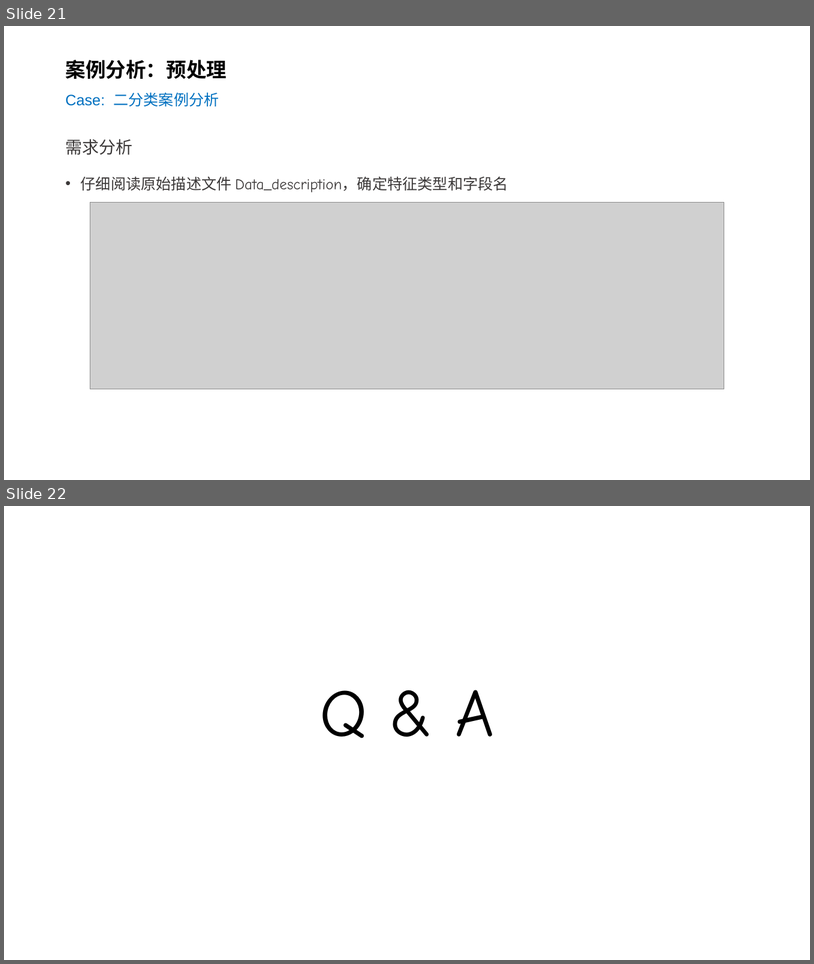
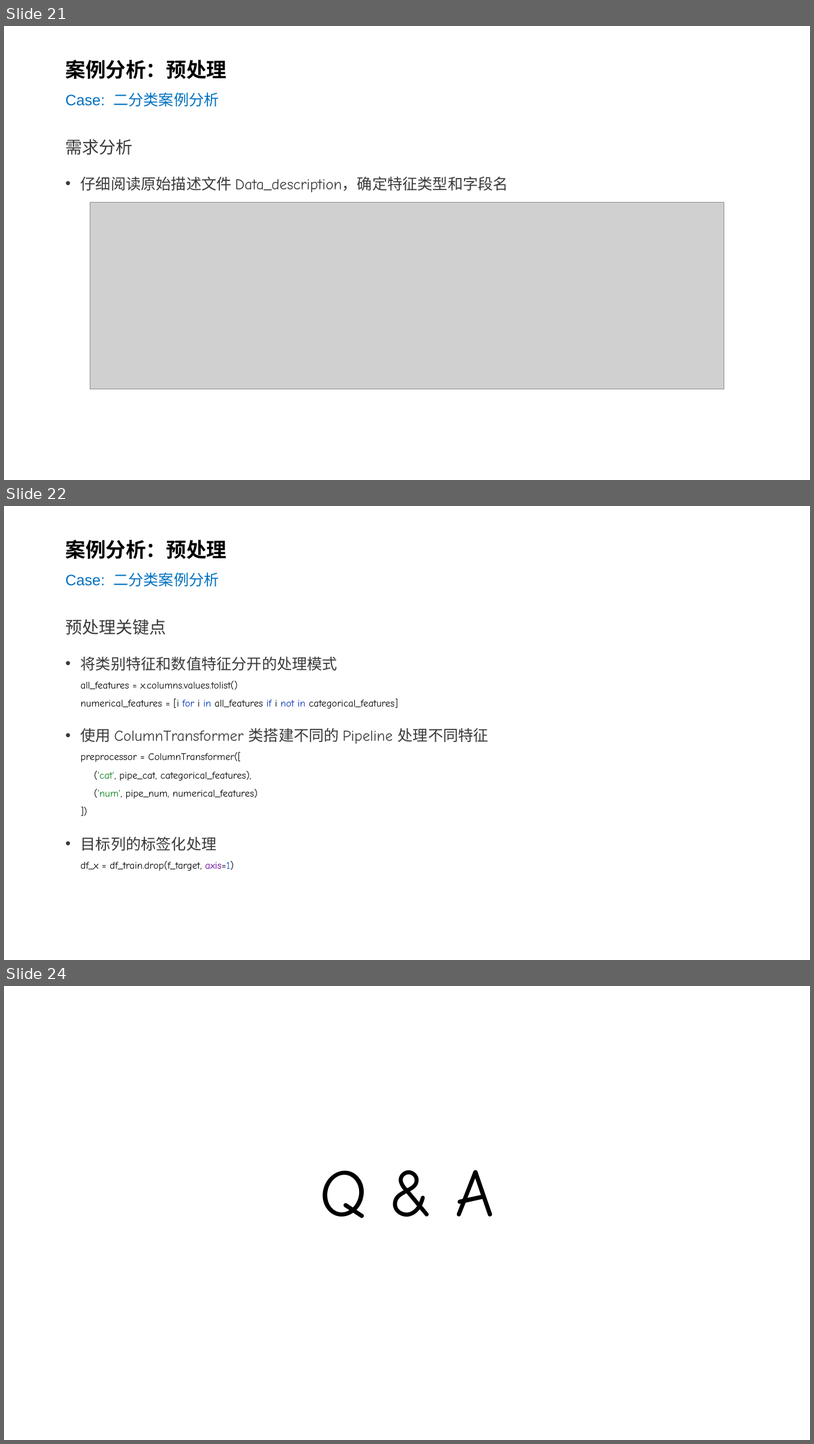
Before and after one commit to silentbalanceyh/cda-exam, a slide deck: ppt/03.二分类-数值输入.pptx. Shown one above the other, each under a label of ours: slides 21 and 22 before the commit, slides 21, 22 and 24 after it; the slides between them are not shown. The pictures are 814x964 and 814x1444 pixels, drawn with LibreOffice and Linux fonts; fonts in the diff are those of the drawing; grey boxes stand for pictures; background and template pictures are left out. Boxes give left, top, right and bottom in pixels: in the first picture for what was removed or moved away, otherwise in the second. Text is boxed around its words. In the diff, an @@ line names an element or a change of style, - is before the commit and + after.

```diff
--- a/ppt/03.二分类-数值输入.pptx
+++ b/ppt/03.二分类-数值输入.pptx
@@ slide 22 added at (4,506,810,960), background #FFFFFF @@
@@ title added at (65,540,227,586), 18 pt, text #0070C0 @@
+案例分析：预处理
+Case: 二分类案例分析
@@ text added at (65,619,489,871), 12 pt, text #000000 @@
+预处理关键点
+• 将类别特征和数值特征分开的处理模式
+  all_features = x.columns.values.tolist()
+  numerical_features = [i for i in all_features if i not in categorical_features]
+• 使用 ColumnTransformer 类搭建不同的 Pipeline 处理不同特征
+  preprocessor = ColumnTransformer([
+  ('cat', pipe_cat, categorical_features),
+  ('num', pipe_num, numerical_features)
+  ])
+• 目标列的标签化处理
+  df_x = df_train.drop(f_target, axis=1)
@@ what was slide 22 is now slide 24 @@
```
Also in this commit, not shown: 1 other slide added, 5 other files.
